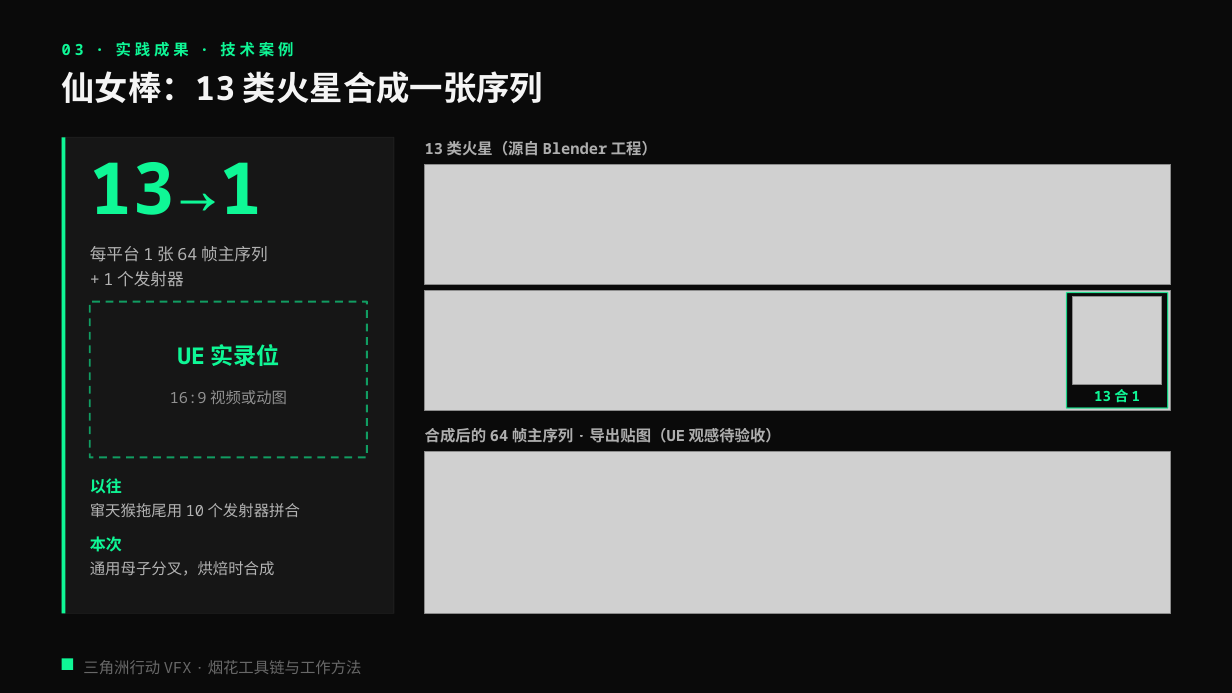
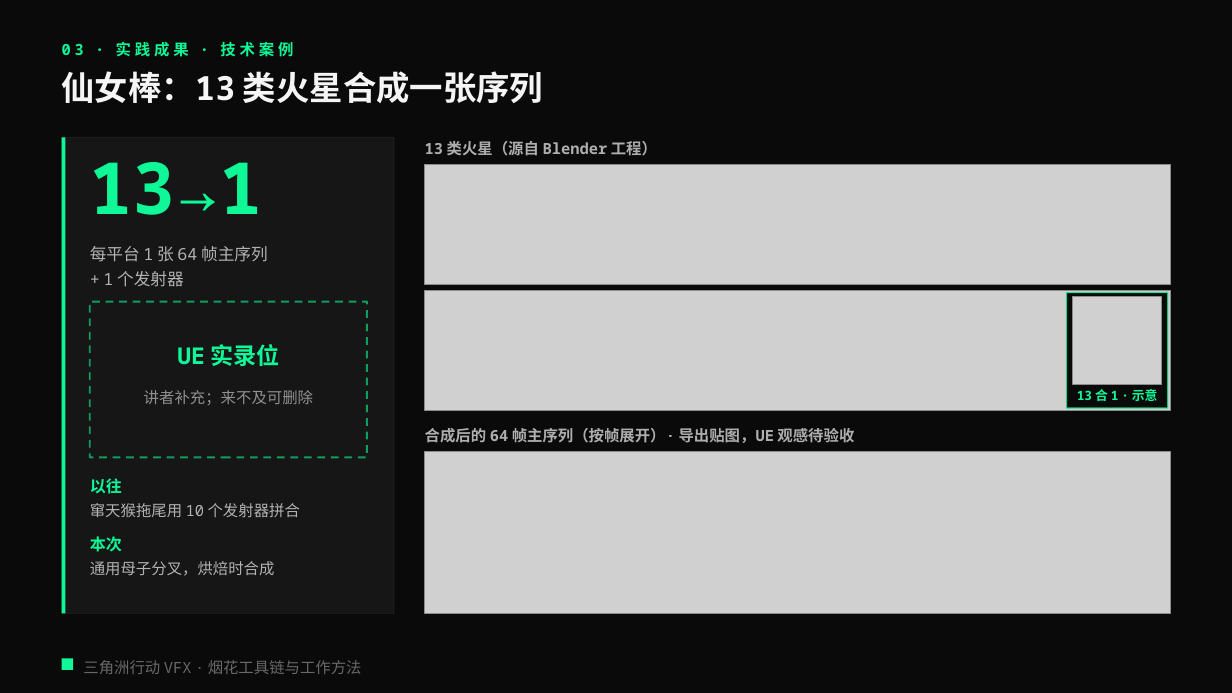
Before and after one commit to loccmaiii-lang/FireWorksLab, a slide deck: slide 14 of 协作/提示词/分享PPT交接_2026-10-29/第四版交付_云端/烟花秀AI全流程_第四版.pptx. Drawn at 1232x693 pixels with LibreOffice and Linux fonts; fonts in the diff are those of the drawing; grey boxes stand for pictures. Boxes give left, top, right and bottom in pixels: in the first picture for what was removed or moved away, otherwise in the second. Text is boxed around its words. In the diff, an @@ line names an element or a change of style, - is before the commit and + after.

```diff
--- a/协作/提示词/分享PPT交接_2026-10-29/第四版交付_云端/烟花秀AI全流程_第四版.pptx
+++ b/协作/提示词/分享PPT交接_2026-10-29/第四版交付_云端/烟花秀AI全流程_第四版.pptx
@@ text at [1077, 389, 1158, 401]: text changed; size 11 to 10 pt @@
-13 合 1
+13 合 1 · 示意
@@ text at [144, 390, 313, 405]: text changed @@
-16:9 视频或动图
+讲者补充；来不及可删除
@@ text at [425, 428, 854, 443]: text changed @@
-合成后的 64 帧主序列 · 导出贴图（UE 观感待验收）
+合成后的 64 帧主序列（按帧展开）· 导出贴图，UE 观感待验收
```
Also in this commit, not shown: 10 other slides changed, 9 other files.
